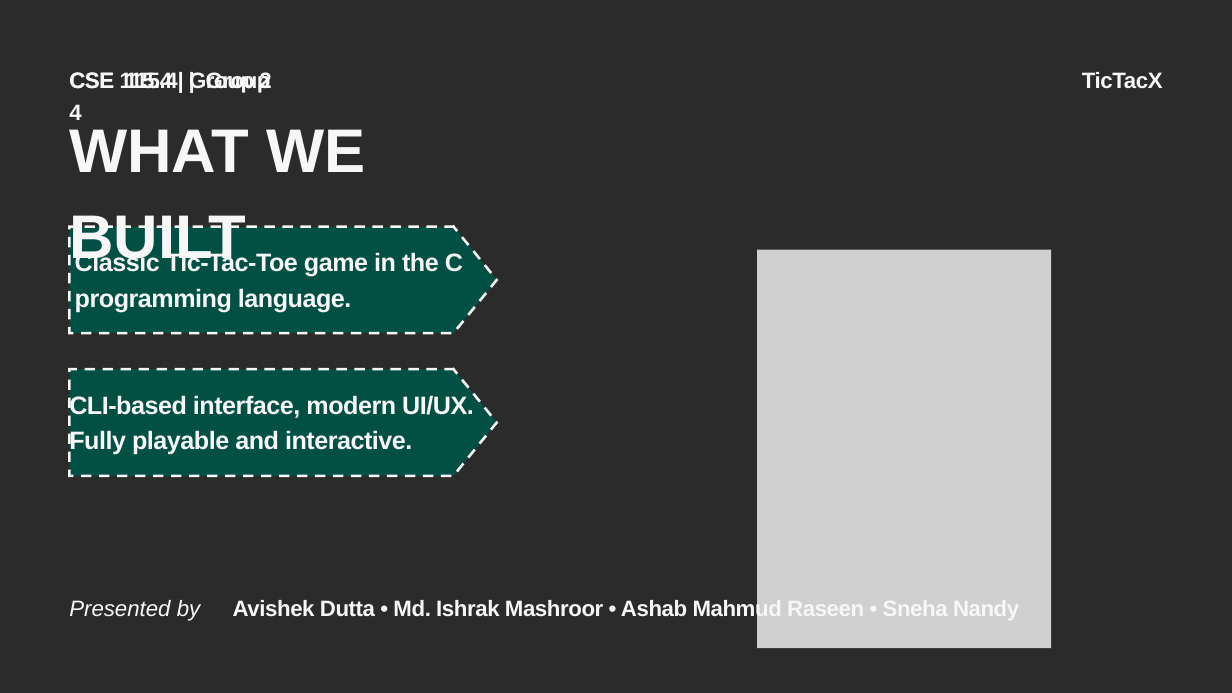
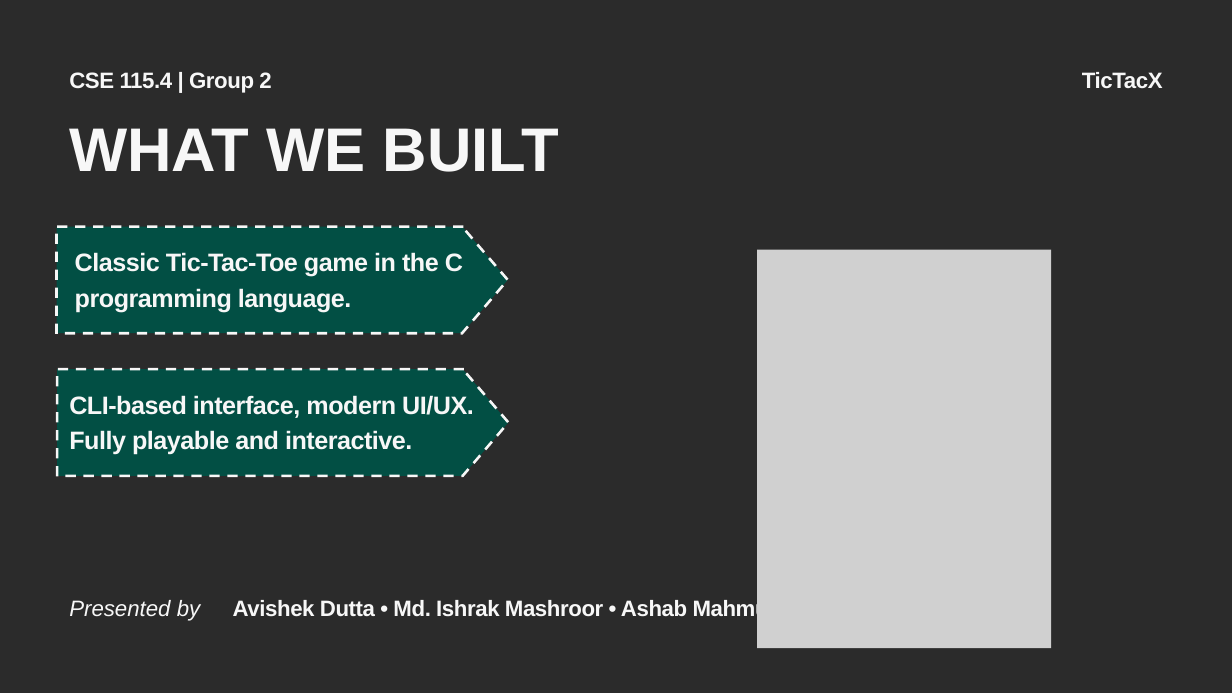
Before and after one commit to tyroruyk/tictacx, a slide deck: slide 4 of others/TicTacX.pptx. Drawn at 1232x693 pixels with LibreOffice and Linux fonts; fonts in the diff are those of the drawing; grey boxes stand for pictures; background and template pictures are left out; a plain dark background stands for a picture behind light text. Boxes give left, top, right and bottom in pixels: in the first picture for what was removed or moved away, otherwise in the second. Text is boxed around its words. In the diff, an @@ line names an element or a change of style, - is before the commit and + after.

```diff
--- a/others/TicTacX.pptx
+++ b/others/TicTacX.pptx
@@ text removed at (x1=69, y1=71, x2=254, y2=120) @@
-CSE 115.4 | Group 4
@@ text "WHAT WE BUILT" rewrapped from (x1=69, y1=129, x2=365, y2=270) to (x1=69, y1=128, x2=560, y2=172) @@
@@ freeform shape resized from (x1=69, y1=227, x2=496, y2=333) to (x1=57, y1=227, x2=508, y2=333) @@
@@ freeform shape resized from (x1=69, y1=369, x2=496, y2=476) to (x1=57, y1=369, x2=509, y2=476) @@
@@ text removed at (x1=233, y1=597, x2=1019, y2=622) @@
-Avishek Dutta • Md. Ishrak Mashroor • Ashab Mahmud Raseen • Sneha Nandy
@@ text added at (x1=233, y1=599, x2=782, y2=622), 26 pt, text #F7F7F7, bold @@
+Avishek Dutta • Md. Ishrak Mashroor • Ashab Mahmud Raseen • Sneha Nandy
```
Also in this commit, not shown: 14 other slides changed.
